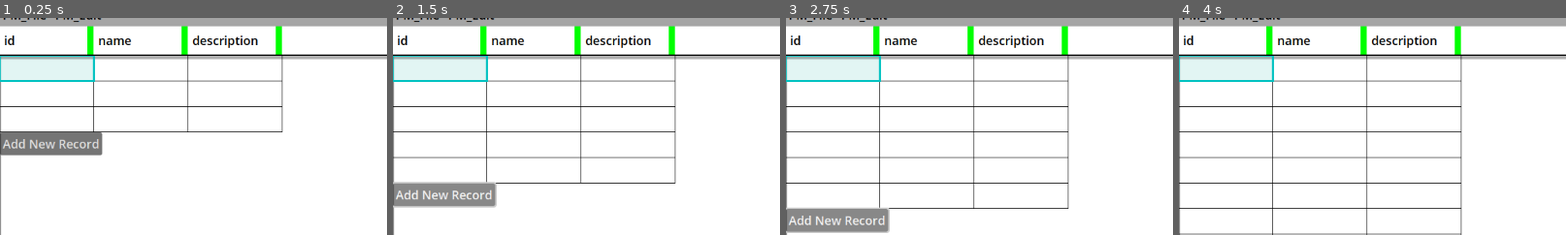
Above: before the commit, frames 1-4 (left to right).
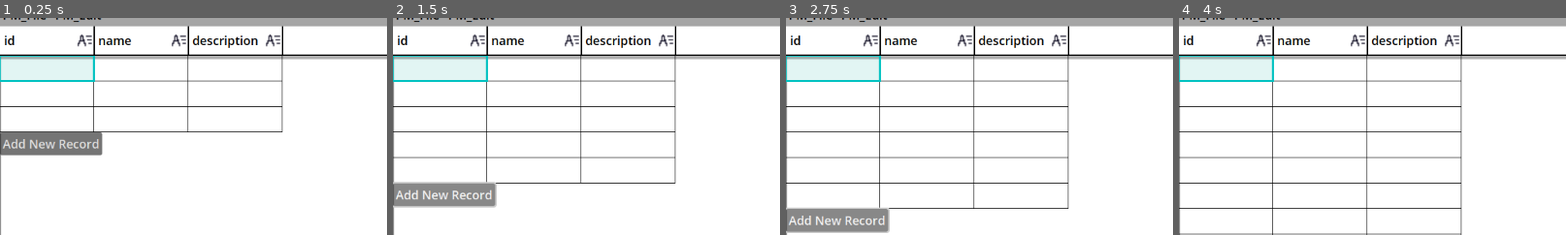
Above: after the commit, the same moments.

Repository: CoolDove/tabro
Game: Godot game, scene res://main.tscn
The game is run twice, just before and just after one commit, with the same random seed, the same clock (stepped at 60 frames per second) and the same inputs.
Inputs:
- Up to frame 1 (0.25 s): no input
- Up to frame 2 (1.5 s): click "Add New Record" at 0.5 s; click "Add New Record" at 1.25 s
- Up to frame 3 (2.75 s): click "Add New Record" at 2 s
- Up to frame 4 (4 s): click "Add New Record" at 2.75 s; click "Add New Record" at 3.5 s
The pictures show only the part of the screen within x 0-50%, y 3-53%; the shares and areas given below are measured in that part.

The runs differ from the first frame. In frame 1, 1.0% of the frame differs, in the area x 20-74%, y 3-17%; in frame 2, 1.0%; in frame 3, 1.0%; in frame 4, 1.0%.

Commit message:
add field type

Diff:
--- /dev/null
+++ b/resources/icons/field_type_multi_option.tres
@@ -0,0 +1,7 @@
+[gd_resource type="AtlasTexture" load_steps=2 format=3 uid="uid://bn756u88xax81"]
+
+[ext_resource type="Texture2D" uid="uid://qvutunmeqe43" path="res://resources/atlas_icons.png" id="1_0iggs"]
+
+[resource]
+atlas = ExtResource("1_0iggs")
+region = Rect2(32, 0, 16, 16)
--- /dev/null
+++ b/resources/icons/field_type_number.tres
@@ -0,0 +1,7 @@
+[gd_resource type="AtlasTexture" load_steps=2 format=3 uid="uid://brvbe3dx5lmdg"]
+
+[ext_resource type="Texture2D" uid="uid://qvutunmeqe43" path="res://resources/atlas_icons.png" id="1_7ibog"]
+
+[resource]
+atlas = ExtResource("1_7ibog")
+region = Rect2(48, 0, 16, 16)
--- /dev/null
+++ b/resources/icons/field_type_option.tres
@@ -0,0 +1,7 @@
+[gd_resource type="AtlasTexture" load_steps=2 format=3 uid="uid://dsf8e78chgcf"]
+
+[ext_resource type="Texture2D" uid="uid://qvutunmeqe43" path="res://resources/atlas_icons.png" id="1_15lgr"]
+
+[resource]
+atlas = ExtResource("1_15lgr")
+region = Rect2(16, 0, 16, 16)
--- /dev/null
+++ b/resources/icons/field_type_string.tres
@@ -0,0 +1,7 @@
+[gd_resource type="AtlasTexture" load_steps=2 format=3 uid="uid://cugi6lt0ebecq"]
+
+[ext_resource type="Texture2D" uid="uid://qvutunmeqe43" path="res://resources/atlas_icons.png" id="1_x43td"]
+
+[resource]
+atlas = ExtResource("1_x43td")
+region = Rect2(0, 0, 16, 16)
--- a/scenes/cell_value_edit.gd
+++ b/scenes/cell_value_edit.gd
@@ -1,10 +1,8 @@
 extends Control
 class_name CellValueEdit
 
-enum CellType { STRING }
-
 @export var initial_value : Variant
-@export var cell_type : CellType
+@export var cell_type : Main.CellType
 
 var _editor : Control
 
@@ -16,13 +14,13 @@
 func close():
 	queue_free()
 
-func _init(value: Variant = null, type:CellType=CellType.STRING):
+func _init(value: Variant = null, type:Main.CellType=Main.CellType.STRING):
 	self.initial_value = value
 	self.cell_type = type
 
 func _ready():
 	match cell_type:
-		CellType.STRING:
+		Main.CellType.STRING:
 			var te = _create_text_edit()
 			te.call_deferred("grab_focus")
 			te.focus_exited.connect(func():
--- a/scenes/table_edit.gd
+++ b/scenes/table_edit.gd
@@ -1,5 +1,7 @@
 extends Control
 class_name TableEdit
+
+var FieldLabelScn = preload("res://scenes/table_field_label.tscn")
 
 @onready var titlescroller = $VBoxContainer/TitleScroller
 @onready var titleline = $VBoxContainer/TitleScroller/TitleLine
@@ -203,7 +205,6 @@
 					if event.is_pressed() and is_hover_cell_valid:
 						select_anchor = hover_cell
 						_update_select(Rect2i(hover_cell, Vector2i.ZERO))
-
 		_update_hover()
 
 var _watch_mem_interval : float
@@ -260,38 +261,30 @@
 	select_region = new_select_region
 	grid.queue_redraw()
 	if Main.instance:
-		var inspector = Main.request_inspector()
+		# var inspector = Main.request_inspector() # You can add_child to this inspector. But maybe not for a normal value cell.
 		if new_select_region.size == Vector2i.ZERO:
 			var cell = select_region.position
 			var data_row_idx = cell.y
 			var data_col_idx = cell.x
-			var lb = Label.new()
-			lb.add_theme_color_override("font_color", Color.BLACK)
-			lb.text = "Record %s .%s" % [cell.y, fields[cell.x].name]
-			lb.size_flags_horizontal = Control.SIZE_EXPAND_FILL
-			inspector.add_child(lb)
-			var text_edit = TextEdit.new()
-			text_edit.text = data.records[cell.y][cell.x]
-			text_edit.text_changed.connect(func():
-				data.records[cell.y][cell.x] = text_edit.text
-				refresh()
-			)
-			text_edit.size_flags_horizontal = Control.SIZE_EXPAND_FILL
-			text_edit.custom_minimum_size.y = 360
-			inspector.add_child(text_edit)
-			# To instantiate the quick cell value editor.
 			var celledit = _get_celledit_from_hover_cell(hover_cell)
-			var fieldinfo = fields[hover_cell.x]
-			if celledit != null:
-				var edit = CellValueEdit.new(data.records[data_row_idx][data_col_idx], CellValueEdit.CellType.STRING)
-				edit.size = Vector2(fieldinfo.width+1, cell_height+1)
-				add_child(edit)
-				edit.global_position = celledit.global_position + Vector2(-1, -1)
-				cell_value_edit = edit
-				edit.on_edit_finish.connect(func(value):
-					data.records[data_row_idx][data_col_idx] = value
-					call_deferred("refresh")
-				)
+			_open_cell_edit(celledit, data_row_idx, data_col_idx)
+
+func _open_field_cell_edit(cell_control: Control, row: int, column: int):
+	pass
+
+func _open_cell_edit(cell_control: Control, row: int, column: int):
+	# To instantiate the quick cell value editor.
+	var fieldinfo = fields[column]
+	if cell_control != null:
+		var edit = CellValueEdit.new(data.records[row][column], Main.CellType.STRING)
+		edit.size = Vector2(fieldinfo.width+1, cell_height+1)
+		add_child(edit)
+		edit.global_position = cell_control.global_position + Vector2(-1, -1)
+		cell_value_edit = edit
+		edit.on_edit_finish.connect(func(value):
+			data.records[row][column] = value
+			call_deferred("refresh")
+		)
 
 func _get_celledit_from_hover_cell(hover: Vector2i) -> Control:
 	if data == null:
@@ -317,7 +310,17 @@
 
 	var fields_count = fields.size()
 	for i in range(0, fields_count - titleline.get_child_count()):
-		titleline.add_child(TableTitleLabel.new())
+		var field_label = FieldLabelScn.instantiate()
+		titleline.add_child(field_label)
+		field_label.on_right_release.connect(func():
+			var field_index = field_label.get_meta("field_index")
+			var field = fields[field_index]
+			field.type += 1
+			if field.type == Main.CellType.UNKNOWN:
+				field.type = 0
+			field_label.cell_type = field.type
+		)
+
 	for i in range(0, titleline.get_child_count() - fields_count):
 		var c = titleline.get_child(-1)
 		titleline.remove_child(c)
@@ -325,7 +328,7 @@
 
 	for fidx in range(0, fields_count):
 		var field = fields[fidx]
-		var celledit = titleline.get_child(fidx) as TableTitleLabel
+		var celledit = titleline.get_child(fidx)
 		# Set field edit
 		_initialize_celledit(celledit)
 		celledit.text = field.name
@@ -336,6 +339,8 @@
 				var cell = record.get_child(fidx)
 				cell.custom_minimum_size.x = field.width
 		)
+		celledit.cell_type = field.type
+		celledit.set_meta("field_index", fidx)
 
 	var visible_record_count = min(\
 			visible_end - visible_begin, data.records.size() - visible_begin
--- /dev/null
+++ b/scenes/table_field_label.gd
@@ -0,0 +1,81 @@
+@tool
+extends Label
+class_name FieldLabel
+
+var resize_dragger : Control
+
+@onready var type_icon = %Icon
+
+signal on_width_changed(width: float)
+signal on_left_press
+signal on_right_press
+signal on_left_release
+signal on_right_release
+
+var _hovering_on_drag = false
+
+var _ICONS = [
+	preload("res://resources/icons/field_type_string.tres"),
+	preload("res://resources/icons/field_type_option.tres"),
+	preload("res://resources/icons/field_type_multi_option.tres"),
+	preload("res://resources/icons/field_type_number.tres"),
+]
+
+var cell_type :Main.CellType:
+	get:
+		return _cell_type
+	set(value):
+		_cell_type = value
+		type_icon.texture = _ICONS[value]
+var _cell_type = Main.CellType.STRING
+
+func _ready():
+	print("ready")
+	resize_dragger = Control.new()
+	resize_dragger.name = "ResizeDragger"
+	# resize_dragger.color = Color.GREEN
+	add_child(resize_dragger, false, INTERNAL_MODE_BACK)
+	resize_dragger.mouse_filter = Control.MOUSE_FILTER_PASS
+	resize_dragger.mouse_default_cursor_shape = Control.CURSOR_HSIZE
+	resize_dragger.gui_input.connect(_resize_dragger_gui_input)
+	resize_dragger.mouse_entered.connect(_on_enter_dragger)
+	resize_dragger.mouse_exited.connect(_on_exit_dragger)
+	resize_dragger.set_anchors_preset(PRESET_RIGHT_WIDE)
+	resize_dragger.offset_left   = -10
+	resize_dragger.offset_right  = 0
+	resize_dragger.offset_bottom = 0
+	resize_dragger.offset_top    = 0
+
+func _resize_dragger_gui_input(e: InputEvent):
+	if e is InputEventMouseMotion:
+		if e.button_mask & MouseButton.MOUSE_BUTTON_LEFT:
+			var lmpos = get_local_mouse_position()
+			var new_width = clamp(lmpos.x, 120, 300)
+			custom_minimum_size.x = new_width
+			on_width_changed.emit(new_width)
+
+func _gui_input(e):
+	if e is InputEventMouseButton:
+		if e.pressed:
+			if e.button_index == MOUSE_BUTTON_LEFT:
+				on_left_press.emit()
+			elif e.button_index == MOUSE_BUTTON_RIGHT:
+				on_right_press.emit()
+		else:
+			if e.button_index == MOUSE_BUTTON_LEFT:
+				on_left_release.emit()
+			elif e.button_index == MOUSE_BUTTON_RIGHT:
+				print("emit release right")
+				on_right_release.emit()
+
+func _draw():
+	var rect = get_rect()
+	draw_line(Vector2(rect.size.x, 0), Vector2(rect.size.x, rect.size.y), Color.BLACK, 4 if _hovering_on_drag else 2)
+
+func _on_enter_dragger():
+	_hovering_on_drag = true
+	queue_redraw()
+
+func _on_exit_dragger():
+	_hovering_on_drag = false
+	queue_redraw()
--- /dev/null
+++ b/scenes/table_field_label.tscn
@@ -0,0 +1,26 @@
+[gd_scene load_steps=3 format=3 uid="uid://ccu2nwusfa5ck"]
+
+[ext_resource type="Script" uid="uid://bn2fl061fnmu1" path="res://scenes/table_field_label.gd" id="1_fsjfo"]
+[ext_resource type="Texture2D" uid="uid://cugi6lt0ebecq" path="res://resources/icons/field_type_string.tres" id="2_g4kva"]
+
+[node name="TableFieldLabel" type="Label"]
+offset_right = 146.0
+offset_bottom = 28.0
+mouse_filter = 0
+text = "Hello Dove"
+script = ExtResource("1_fsjfo")
+
+[node name="Icon" type="TextureRect" parent="."]
+unique_name_in_owner = true
+custom_minimum_size = Vector2(26, 26)
+layout_mode = 1
+anchors_preset = 11
+anchor_left = 1.0
+anchor_right = 1.0
+anchor_bottom = 1.0
+offset_left = -28.0
+grow_horizontal = 0
+grow_vertical = 2
+mouse_filter = 2
+texture = ExtResource("2_g4kva")
+stretch_mode = 5
--- a/scenes/table_title_label.gd
+++ /dev/null
@@ -1,25 +0,0 @@
-@tool
-extends Label
-class_name TableTitleLabel
-
-var resize_dragger : Control
-
-signal on_width_changed(width: float)
-
-func _ready():
-	resize_dragger = ColorRect.new()
-	resize_dragger.color = Color.GREEN
-	add_child(resize_dragger, false, INTERNAL_MODE_BACK)
-	resize_dragger.set_anchors_preset(PRESET_RIGHT_WIDE)
-	resize_dragger.offset_left = -10
-	resize_dragger.offset_bottom = 0
-	resize_dragger.mouse_default_cursor_shape = Control.CURSOR_HSIZE
-	resize_dragger.gui_input.connect(_resize_dragger_gui_input)
-
-func _resize_dragger_gui_input(e: InputEvent):
-	if e is InputEventMouseMotion:
-		if e.button_mask & MouseButton.MOUSE_BUTTON_LEFT:
-			var lmpos = get_local_mouse_position()
-			var new_width = clamp(lmpos.x, 120, 300)
-			custom_minimum_size.x = new_width
-			on_width_changed.emit(new_width)
--- a/system/data/field_data.gd
+++ b/system/data/field_data.gd
@@ -2,4 +2,5 @@
 class_name FieldData
 
 @export var name : String
+@export var type : Main.CellType
 @export var width : int
--- a/system/main.gd
+++ b/system/main.gd
@@ -1,5 +1,7 @@
 extends Control
 class_name Main
+
+enum CellType { STRING=0, OPTION=1, MULTI_OPTION=2, NUMBER=3, UNKNOWN=4 }
 
 @onready var menu = $Window/MenuBar
 @onready var popupm_file = $Window/MenuBar/PM_File
Binary file added: resources/atlas_icons.png
Not shown, added: resources/atlas_icons.png.import
Renamed: scenes/table_title_label.gd.uid -> scenes/table_field_label.gd.uid
